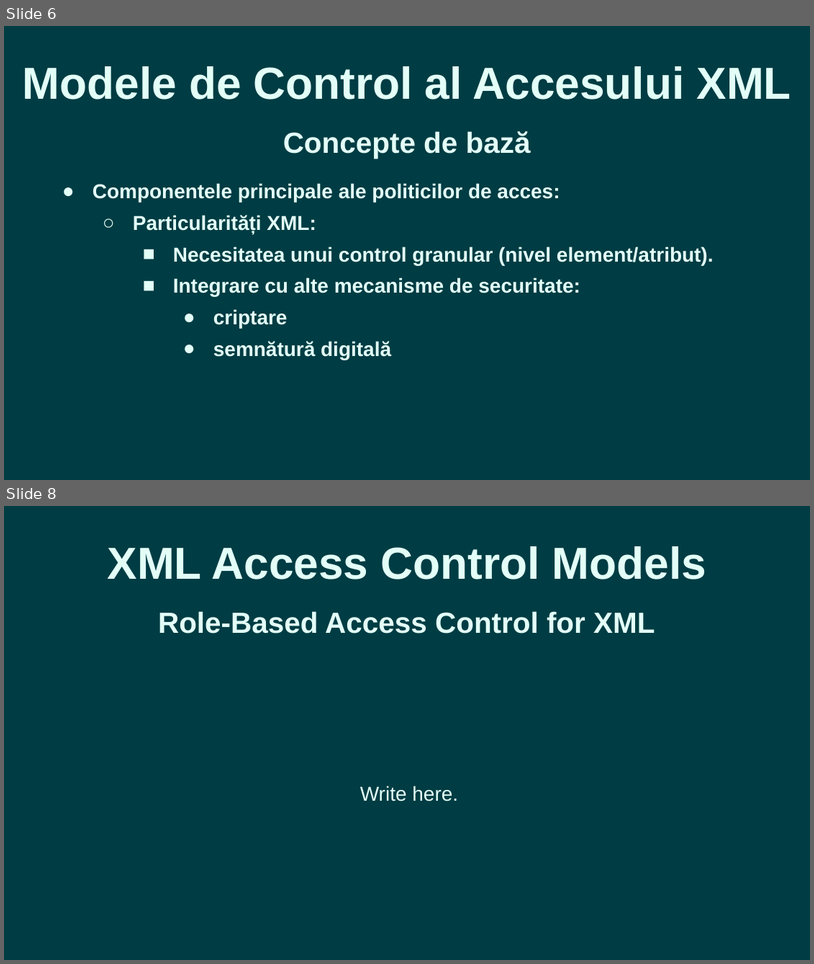
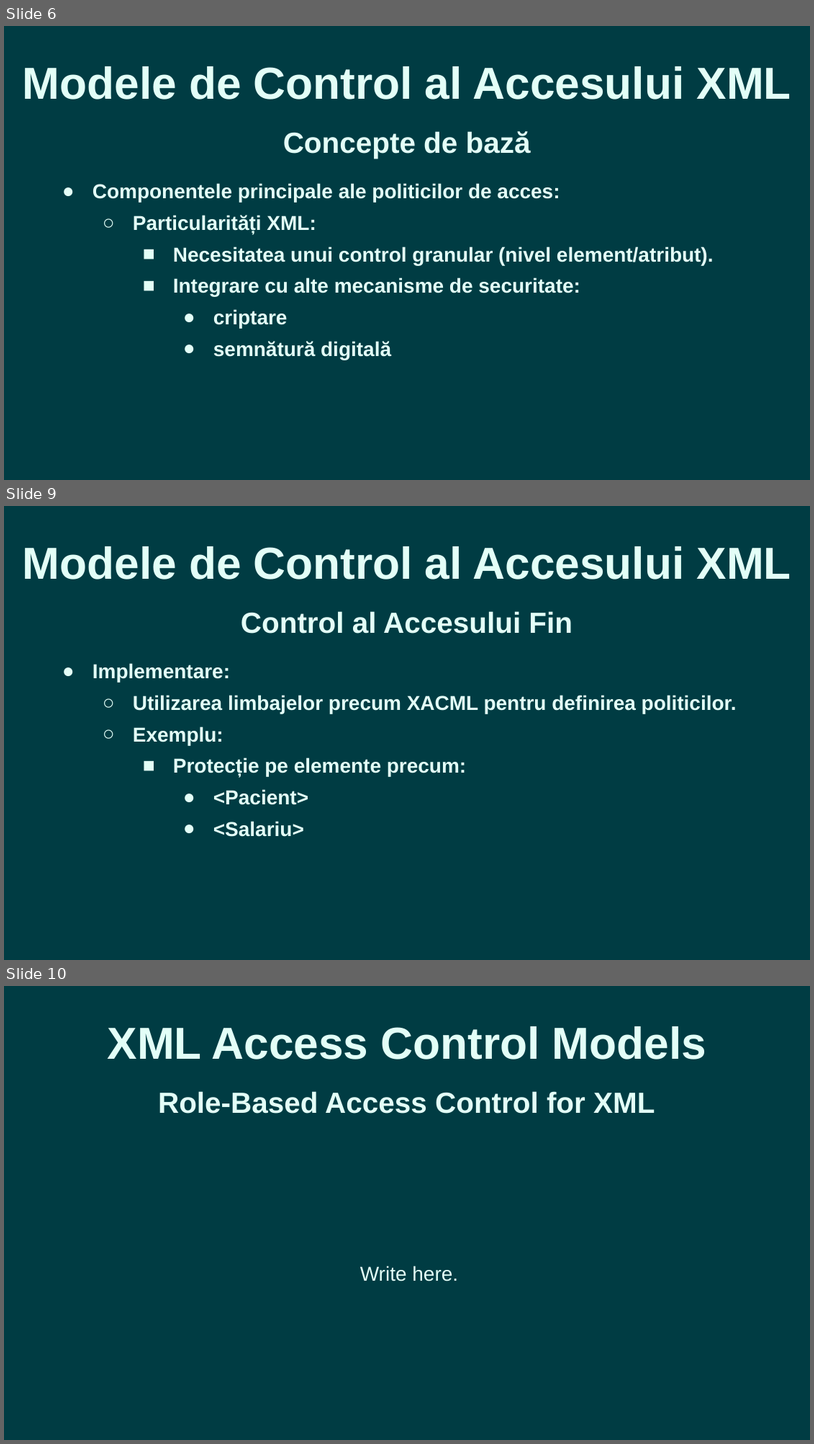
Before and after one commit to romantudorofficial/University_InformationSecurity, a slide deck: Access Control for XML - Presentation.pptx. Shown one above the other, each under a label of ours: slides 6 and 8 before the commit, slides 6, 9 and 10 after it; the slides between them are not shown. The pictures are 814x964 and 814x1444 pixels, drawn with LibreOffice and Linux fonts; fonts in the diff are those of the drawing. Boxes give left, top, right and bottom in pixels: in the first picture for what was removed or moved away, otherwise in the second. Text is boxed around its words. In the diff, an @@ line names an element or a change of style, - is before the commit and + after.

Commit message:
Added Fine-Grained Access Control
I have added the Fine-Grained Access Control subchapter.

```diff
--- a/Access Control for XML - Presentation.pptx
+++ b/Access Control for XML - Presentation.pptx
@@ slide 9 added at bbox=[4, 506, 810, 960], background #003C43 @@
@@ text added at bbox=[23, 546, 792, 579], 40 pt, text #E3FEF7, bold @@
+Modele de Control al Accesului XML
@@ text added at bbox=[241, 611, 573, 633], 26 pt, text #E3FEF7, bold @@
+Control al Accesului Fin
@@ text added at bbox=[93, 663, 737, 836], 18 pt, text #E3FEF7, bold @@
+● Implementare:
+  ○ Utilizarea limbajelor precum XACML pentru definirea politicilor.
+  ○ Exemplu:
+    ■ Protecție pe elemente precum:
+      ● <Pacient>
+      ● <Salariu>
@@ what was slide 8 is now slide 10 @@
```
Also in this commit, not shown: 2 other slides added, 1 slide removed, 3 other files.
